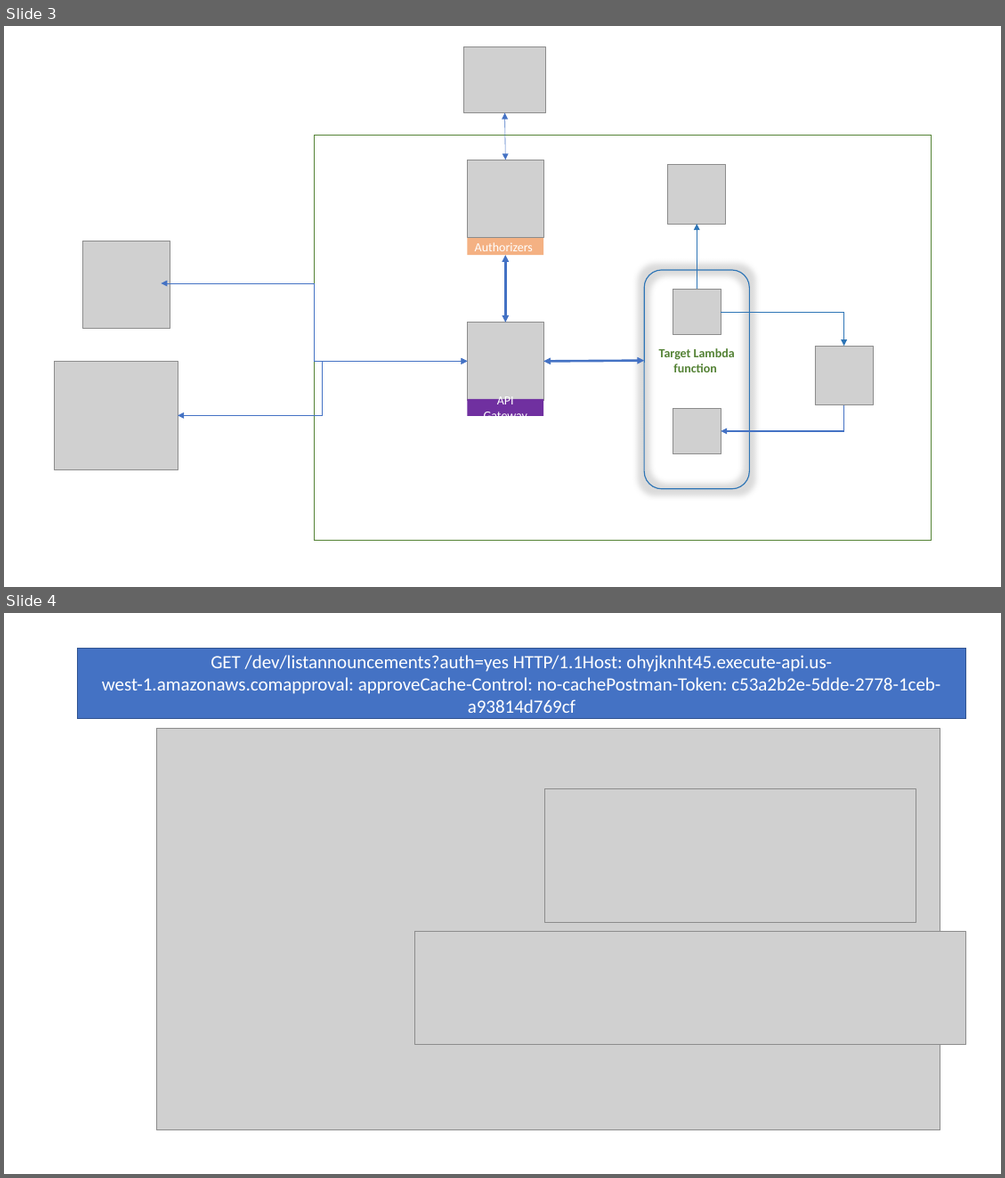
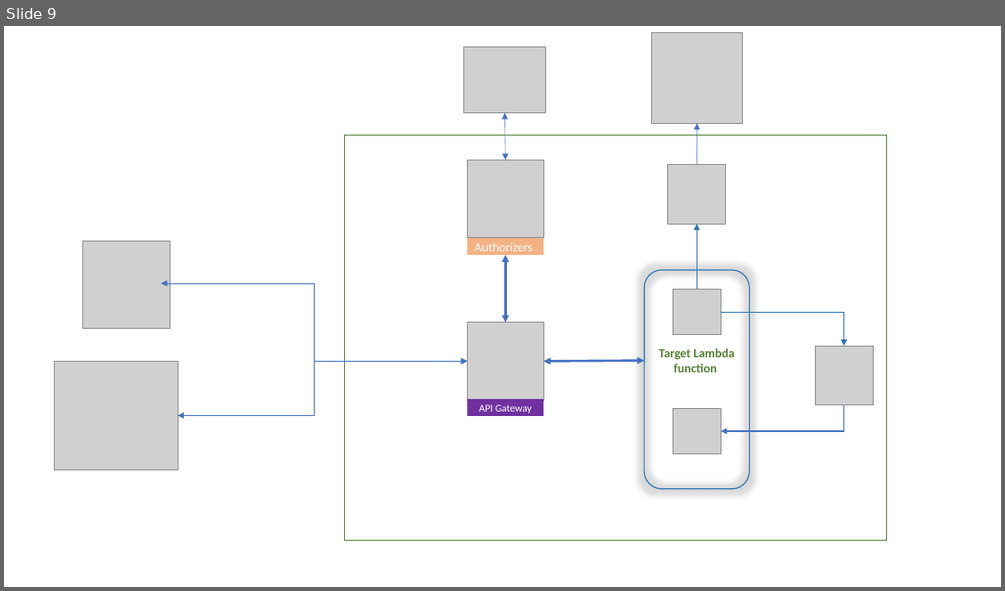
Before and after one commit to sudhakarVuppalapati/assessment, a slide deck: Send the notifications.pptx. Shown one above the other, each under a label of ours: slides 3 and 4 before the commit, slide 9 after it. The pictures are 1005x1178 and 1005x591 pixels, drawn with LibreOffice and Linux fonts; fonts in the diff are those of the drawing; grey boxes stand for pictures. Boxes give left, top, right and bottom in pixels: in the first picture for what was removed or moved away, otherwise in the second. Text is boxed around its words. In the diff, an @@ line names an element or a change of style, - is before the commit and + after.

```diff
--- a/Send the notifications.pptx
+++ b/Send the notifications.pptx
@@ slide 4 removed at <box>4,613,1001,1174</box>, background #FFFFFF @@
@@ rectangle removed at <box>77,648,966,718</box> @@
-GET /dev/listannouncements?auth=yes HTTP/1.1Host: ohyjknht45.execute-api.us-west-1.amazonaws.comapproval: approveCache-Control: no-cachePostman-Token: c53a2b2e-5dde-2778-1ceb-a93814d769cf
@@ picture removed at <box>156,728,940,1130</box> @@
@@ picture removed at <box>544,788,916,922</box> @@
@@ picture removed at <box>414,932,966,1045</box> @@
@@ what was slide 3 is now slide 9 @@
@@ slide 9 changed as well @@
@@ picture added at <box>652,33,742,123</box> @@
@@ arrow added from (697, 164) to (697, 123), #4472C4 0.5 pt @@
@@ rectangle: place and size @@
-rectangle at <box>315,135,931,540</box>
+rectangle at <box>344,135,886,540</box>
@@ elbow double arrow (178, 416) - (468, 361): route changed @@
@@ rectangle "API Gateway" at <box>468,399,544,417</box>: size 12 to 10 pt @@
```
Also in this commit, not shown: 1 other slide changed, 7 slides added, 2 other slides removed, 2 other files.
